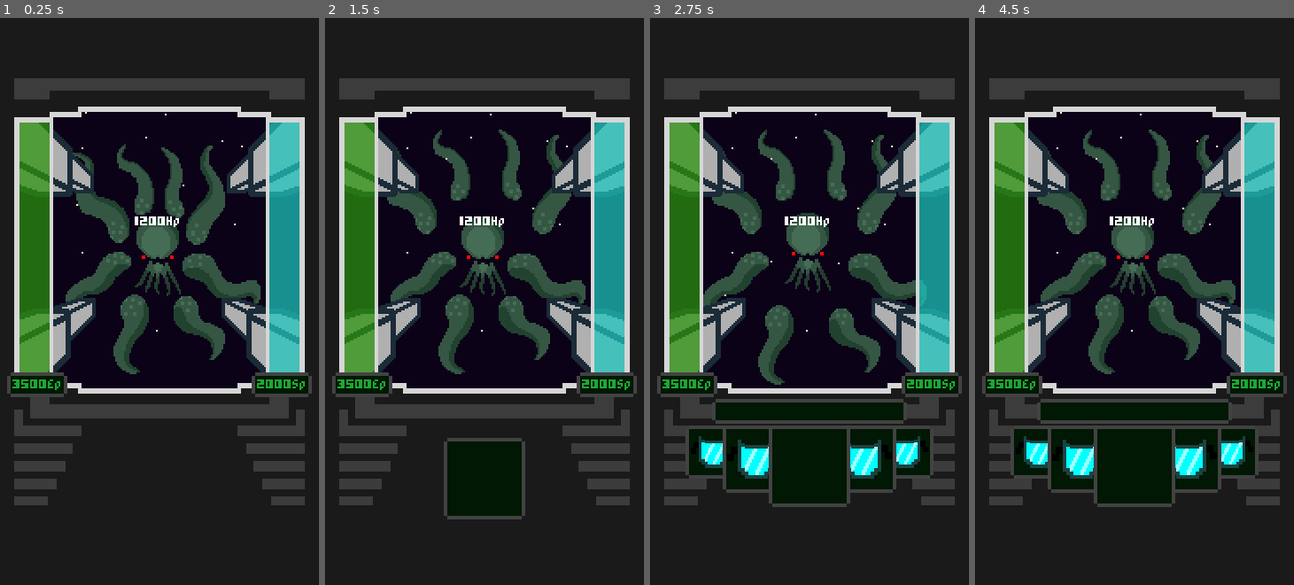
Above: before the commit, frames 1-4 (left to right).
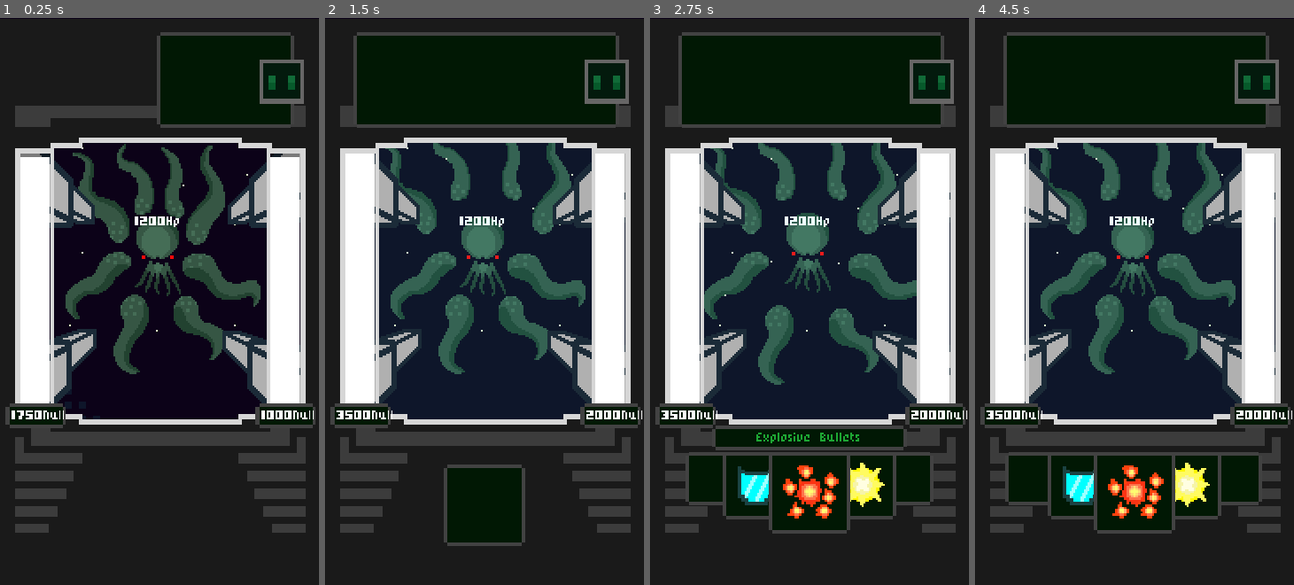
Above: after the commit, the same moments.

Repository: Razzf/SpaceRpg
Game: Godot game, scene res://Scenes/Battle.tscn
Same seed, same stepped clock (60 frames per second), same inputs: the game is played once before the commit and once after it.
Inputs (mouse positions are in pixels of both pictures, inside the frame that each line leads up to; where the layout moved, square brackets give the same spot in the first picture):
- Up to frame 1 (0.25 s): no input
- Up to frame 2 (1.5 s): click (484, 579) at 0.5 s, where only the run before the commit has a clickable "Weapons"
- Up to frame 3 (2.75 s): no input
- Up to frame 4 (4.5 s): click (1035, 454) at 2.77 s; click (1233, 454) at 3.52 s; click (1134, 494) [1134, 465] at 4.25 s

The runs differ from the first frame. In frame 1, 36% of the frame differs, in the area x 1-99%, y 2-91%; in frame 2, 41%; in frame 3, 44%; in frame 4, 46%, in the area x 1-100%, y 2-91%.
Error before the commit: Trying to assign value of type 'TextureProgress' to a variable of type 'ProgressBar'. (res://Scripts/SpaceShip.gd:6)

Commit message:
new stamina bars

Diff:
--- /dev/null
+++ b/Scenes/Bar.tscn
@@ -0,0 +1,59 @@
+[gd_scene load_steps=7 format=2]
+
+[ext_resource path="res://Scripts/Bar.gd" type="Script" id=1]
+[ext_resource path="res://Resources/Styles/colorbar.tres" type="StyleBox" id=2]
+[ext_resource path="res://Resources/Styles/backcolorbar.tres" type="StyleBox" id=3]
+[ext_resource path="res://Scripts/cacs.gd" type="Script" id=4]
+[ext_resource path="res://Resources/Fonts/PixelFont.tres" type="DynamicFont" id=5]
+[ext_resource path="res://Resources/Styles/panel.tres" type="StyleBox" id=6]
+
+[node name="Bar" type="Node2D"]
+script = ExtResource( 1 )
+bar_type = "Energy"
+
+[node name="Panel" type="Panel" parent="."]
+margin_left = -16.0
+margin_top = -14.0
+margin_right = 18.0
+margin_bottom = 9.53674e-07
+rect_min_size = Vector2( 34, 14 )
+rect_pivot_offset = Vector2( 17, 7 )
+custom_styles/panel = ExtResource( 6 )
+__meta__ = {
+"_edit_use_anchors_": false
+}
+
+[node name="Label" type="Label" parent="Panel"]
+margin_left = 3.0
+margin_top = 4.0
+margin_right = 31.0
+margin_bottom = 10.0
+rect_min_size = Vector2( 28, 6 )
+custom_fonts/font = ExtResource( 5 )
+text = "asda"
+align = 1
+valign = 1
+__meta__ = {
+"_edit_use_anchors_": false
+}
+
+[node name="TextureProgress" type="ProgressBar" parent="."]
+margin_left = -8.0
+margin_top = -14.0
+margin_right = 133.0
+margin_bottom = 3.0
+rect_min_size = Vector2( 140, 17 )
+rect_rotation = 270.0
+rect_clip_content = true
+custom_styles/fg = ExtResource( 2 )
+custom_styles/bg = ExtResource( 3 )
+max_value = 2000.0
+value = 150.0
+percent_visible = false
+script = ExtResource( 4 )
+__meta__ = {
+"_edit_use_anchors_": false
+}
+
+[node name="Tween" type="Tween" parent="."]
+[connection signal="maximum_changed" from="." to="TextureProgress" method="_on_Bar_maximum_changed"]
--- /dev/null
+++ b/Scenes/Bar1.gd
@@ -0,0 +1,13 @@
+extends "res://Scripts/Bar.gd"
+
+
+
+func _ready():
+	pass # Replace with function body.
+
+
+
+func _on_SpaceShip_Energy_Changed(value):
+	animate_value(current_health, value)
+	update_count_text(value)
+	current_health = value
--- /dev/null
+++ b/Scenes/Bar2.gd
@@ -0,0 +1,17 @@
+extends "res://Scripts/Bar.gd"
+
+
+# Declare member variables here. Examples:
+# var a = 2
+# var b = "text"
+
+
+# Called when the node enters the scene tree for the first time.
+func _ready():
+	pass # Replace with function body.
+
+
+func _on_SpaceShip_Shield_Changed(value):
+	animate_value(current_health, value)
+	update_count_text(value)
+	current_health = value
--- a/Scenes/Battle.tscn
+++ b/Scenes/Battle.tscn
@@ -1,12 +1,42 @@
-[gd_scene load_steps=8 format=2]
+[gd_scene load_steps=11 format=2]
 
 [ext_resource path="res://Scenes/BattleUI.tscn" type="PackedScene" id=1]
 [ext_resource path="res://Resources/Styles/normalbutton.tres" type="StyleBox" id=2]
+[ext_resource path="res://Resources/Styles/panel.tres" type="StyleBox" id=3]
 [ext_resource path="res://Scenes/SpaceShip.tscn" type="PackedScene" id=4]
+[ext_resource path="res://Img Resources/Icons Images/AIscreen.png" type="Texture" id=5]
 [ext_resource path="res://Img Resources/Sprites and designs/combat design 4.png" type="Texture" id=6]
 [ext_resource path="res://Scenes/Enemy.tscn" type="PackedScene" id=12]
 [ext_resource path="res://Img Resources/PurpleSpace.png" type="Texture" id=13]
 [ext_resource path="res://Scripts/BattleScene.gd" type="Script" id=19]
+
+[sub_resource type="Animation" id=1]
+resource_name = "PanelAppear"
+length = 0.5
+tracks/0/type = "value"
+tracks/0/path = NodePath("Panel:rect_size")
+tracks/0/interp = 1
+tracks/0/loop_wrap = true
+tracks/0/imported = false
+tracks/0/enabled = true
+tracks/0/keys = {
+"times": PoolRealArray( 0, 0.1, 0.2, 0.3, 0.4 ),
+"transitions": PoolRealArray( 1, 1, 1, 1, 1 ),
+"update": 0,
+"values": [ Vector2( 19, 24 ), Vector2( 19, 54 ), Vector2( 59, 54 ), Vector2( 96, 54 ), Vector2( 150, 54 ) ]
+}
+tracks/1/type = "value"
+tracks/1/path = NodePath("Panel:rect_position")
+tracks/1/interp = 1
+tracks/1/loop_wrap = true
+tracks/1/imported = false
+tracks/1/enabled = true
+tracks/1/keys = {
+"times": PoolRealArray( 0, 0.1, 0.2, 0.3, 0.4 ),
+"transitions": PoolRealArray( 1, 1, 1, 1, 1 ),
+"update": 0,
+"values": [ Vector2( 165.676, 6.55906 ), Vector2( 166, -9 ), Vector2( 166, -9 ), Vector2( 166, -9 ), Vector2( 166, -9 ) ]
+}
 
 [node name="Battle" type="Node2D"]
 script = ExtResource( 19 )
@@ -25,6 +55,7 @@
 [node name="Enemy" parent="Position2D" instance=ExtResource( 12 )]
 
 [node name="SpaceShip" parent="." instance=ExtResource( 4 )]
+position = Vector2( 0.250343, 0.250351 )
 
 [node name="combat design 3" type="Sprite" parent="."]
 visible = false
@@ -33,6 +64,7 @@
 texture = ExtResource( 6 )
 
 [node name="BattleUI" parent="." instance=ExtResource( 1 )]
+margin_top = 225.0
 
 [node name="VBoxContainer" type="HBoxContainer" parent="."]
 visible = false
@@ -65,3 +97,30 @@
 margin_bottom = 25.0
 rect_min_size = Vector2( 35, 25 )
 custom_styles/normal = ExtResource( 2 )
+
+[node name="AI panel" type="Control" parent="."]
+margin_top = 17.0
+margin_right = 181.0
+margin_bottom = 65.0
+__meta__ = {
+"_edit_use_anchors_": false
+}
+
+[node name="Panel" type="Panel" parent="AI panel"]
+margin_left = 165.676
+margin_top = 6.55906
+margin_right = 184.676
+margin_bottom = 30.5591
+rect_scale = Vector2( -1, 1 )
+custom_styles/panel = ExtResource( 3 )
+__meta__ = {
+"_edit_use_anchors_": false
+}
+
+[node name="Sprite" type="Sprite" parent="AI panel"]
+position = Vector2( 158.813, 19.2063 )
+texture = ExtResource( 5 )
+
+[node name="AnimationPlayer" type="AnimationPlayer" parent="AI panel"]
+autoplay = "PanelAppear"
+anims/PanelAppear = SubResource( 1 )
--- a/Scenes/SpaceShip.tscn
+++ b/Scenes/SpaceShip.tscn
@@ -1,18 +1,17 @@
-[gd_scene load_steps=17 format=2]
+[gd_scene load_steps=16 format=2]
 
 [ext_resource path="res://Scripts/SpaceShip.gd" type="Script" id=1]
-[ext_resource path="res://Scripts/StatsContainer.gd" type="Script" id=2]
+[ext_resource path="res://Scripts/cacs.gd" type="Script" id=2]
 [ext_resource path="res://Scripts/Weapon.gd" type="Script" id=3]
 [ext_resource path="res://Resources/Fonts/PixelFont.tres" type="DynamicFont" id=4]
-[ext_resource path="res://Img Resources/Frames Images/ExplosiveBulletsModuleShooting2.png" type="Texture" id=5]
+[ext_resource path="res://Img Resources/Frames Images/onlyshipwindowdesignnewwindow2.png" type="Texture" id=5]
 [ext_resource path="res://Img Resources/Frames Images/shieldappear.png" type="Texture" id=6]
 [ext_resource path="res://Img Resources/Frames Images/shield_hitted.png" type="Texture" id=7]
 [ext_resource path="res://Resources/Styles/panel.tres" type="StyleBox" id=8]
 [ext_resource path="res://Resources/Styles/colorbar.tres" type="StyleBox" id=9]
 [ext_resource path="res://Resources/Styles/backcolorbar.tres" type="StyleBox" id=10]
-[ext_resource path="res://Scripts/ProgressBar.gd" type="Script" id=11]
-[ext_resource path="res://Img Resources/progressbar.png" type="Texture" id=12]
-[ext_resource path="res://Img Resources/backprogresbar.png" type="Texture" id=13]
+[ext_resource path="res://Scenes/Bar2.gd" type="Script" id=11]
+[ext_resource path="res://Scenes/Bar1.gd" type="Script" id=12]
 
 [sub_resource type="Animation" id=1]
 resource_name = "Shield appear"
@@ -104,111 +103,106 @@
 texture = ExtResource( 7 )
 hframes = 10
 
-[node name="ProgressBar" type="TextureProgress" parent="."]
-modulate = Color( 0.796078, 0.827451, 0.215686, 1 )
-self_modulate = Color( 1, 1, 1, 0.654902 )
-margin_left = 11.0
-margin_top = 203.0
-margin_right = 155.0
-margin_bottom = 220.0
-rect_min_size = Vector2( 136, 17 )
-rect_rotation = 270.0
-value = 100.0
-texture_under = ExtResource( 13 )
-texture_progress = ExtResource( 12 )
-script = ExtResource( 11 )
-__meta__ = {
-"_edit_use_anchors_": false
-}
-
-[node name="Tween" type="Tween" parent="ProgressBar"]
-
-[node name="ProgressBar2" type="ProgressBar" parent="."]
-modulate = Color( 0.12549, 0.854902, 0.819608, 1 )
-self_modulate = Color( 1, 1, 1, 0.654902 )
-margin_left = 152.0
-margin_top = 203.0
-margin_right = 296.0
-margin_bottom = 220.0
-rect_min_size = Vector2( 136, 17 )
-rect_rotation = 270.0
-custom_styles/fg = ExtResource( 9 )
-custom_styles/bg = ExtResource( 10 )
-value = 100.0
-percent_visible = false
-__meta__ = {
-"_edit_use_anchors_": false
-}
-
-[node name="StatsContainer" type="HBoxContainer" parent="."]
-margin_left = 4.0
-margin_top = 200.0
-margin_right = 176.0
-margin_bottom = 214.0
-grow_horizontal = 2
-mouse_filter = 2
-size_flags_horizontal = 2
-size_flags_vertical = 2
-custom_constants/separation = 104
-script = ExtResource( 2 )
-__meta__ = {
-"_edit_use_anchors_": false
-}
-
-[node name="ApLabel" type="Label" parent="StatsContainer"]
-visible = false
-margin_left = 60.0
-margin_right = 89.0
-margin_bottom = 6.0
-rect_min_size = Vector2( 29, 6 )
-custom_fonts/font = ExtResource( 4 )
-custom_constants/line_spacing = 0
-text = "2324ap"
-align = 1
-valign = 1
-
-[node name="EnergyLabelPanel" type="Panel" parent="StatsContainer"]
-margin_right = 34.0
-margin_bottom = 14.0
+[node name="Bar" type="Node2D" parent="."]
+position = Vector2( 19, 231 )
+script = ExtResource( 12 )
+
+[node name="Panel" type="Panel" parent="Bar"]
+margin_left = -16.0
+margin_top = -14.0
+margin_right = 18.0
+margin_bottom = 9.53674e-07
 rect_min_size = Vector2( 34, 14 )
+rect_pivot_offset = Vector2( 17, 7 )
 custom_styles/panel = ExtResource( 8 )
-
-[node name="EnergyLabel" type="Label" parent="StatsContainer/EnergyLabelPanel"]
+__meta__ = {
+"_edit_use_anchors_": false
+}
+
+[node name="Label" type="Label" parent="Bar/Panel"]
 margin_left = 3.0
 margin_top = 4.0
-margin_right = 30.0
+margin_right = 31.0
 margin_bottom = 10.0
 rect_min_size = Vector2( 28, 6 )
 custom_fonts/font = ExtResource( 4 )
-custom_colors/font_color = Color( 0.113725, 0.654902, 0.2, 1 )
-text = "3500Ep"
+text = "asda"
 align = 1
 valign = 1
 __meta__ = {
 "_edit_use_anchors_": false
 }
 
-[node name="ShieldLabelPanel" type="Panel" parent="StatsContainer"]
-margin_left = 138.0
-margin_right = 172.0
-margin_bottom = 14.0
+[node name="TextureProgress" type="ProgressBar" parent="Bar"]
+margin_left = -8.0
+margin_top = -14.0
+margin_right = 133.0
+margin_bottom = 3.0
+rect_min_size = Vector2( 140, 17 )
+rect_rotation = 270.0
+rect_clip_content = true
+custom_styles/fg = ExtResource( 9 )
+custom_styles/bg = ExtResource( 10 )
+max_value = 2000.0
+value = 150.0
+percent_visible = false
+script = ExtResource( 2 )
+__meta__ = {
+"_edit_use_anchors_": false
+}
+
+[node name="Tween" type="Tween" parent="Bar"]
+
+[node name="Bar2" type="Node2D" parent="."]
+position = Vector2( 160, 231 )
+script = ExtResource( 11 )
+
+[node name="Panel" type="Panel" parent="Bar2"]
+margin_left = -16.0
+margin_top = -14.0
+margin_right = 18.0
+margin_bottom = 9.53674e-07
 rect_min_size = Vector2( 34, 14 )
+rect_pivot_offset = Vector2( 17, 7 )
 custom_styles/panel = ExtResource( 8 )
-
-[node name="ShieldLabel" type="Label" parent="StatsContainer/ShieldLabelPanel"]
+__meta__ = {
+"_edit_use_anchors_": false
+}
+
+[node name="Label" type="Label" parent="Bar2/Panel"]
 margin_left = 3.0
 margin_top = 4.0
-margin_right = 30.0
+margin_right = 31.0
 margin_bottom = 10.0
 rect_min_size = Vector2( 28, 6 )
 custom_fonts/font = ExtResource( 4 )
-custom_colors/font_color = Color( 0.113725, 0.654902, 0.2, 1 )
-text = "2000Sp"
+text = "asda"
 align = 1
 valign = 1
 __meta__ = {
 "_edit_use_anchors_": false
 }
-[connection signal="Energy_Changed" from="." to="StatsContainer" method="_on_SpaceShip_Energy_Changed"]
-[connection signal="Energy_Changed" from="." to="ProgressBar" method="_on_SpaceShip_Energy_Changed"]
-[connection signal="Shield_Changed" from="." to="StatsContainer" method="_on_SpaceShip_Shield_Changed"]
+
+[node name="TextureProgress" type="ProgressBar" parent="Bar2"]
+margin_left = -8.0
+margin_top = -14.0
+margin_right = 133.0
+margin_bottom = 3.0
+rect_min_size = Vector2( 140, 17 )
+rect_rotation = 270.0
+rect_clip_content = true
+custom_styles/fg = ExtResource( 9 )
+custom_styles/bg = ExtResource( 10 )
+max_value = 2000.0
+value = 150.0
+percent_visible = false
+script = ExtResource( 2 )
+__meta__ = {
+"_edit_use_anchors_": false
+}
+
+[node name="Tween" type="Tween" parent="Bar2"]
+[connection signal="Energy_Changed" from="." to="Bar" method="_on_SpaceShip_Energy_Changed"]
+[connection signal="Shield_Changed" from="." to="Bar2" method="_on_SpaceShip_Shield_Changed"]
+[connection signal="maximum_changed" from="Bar" to="Bar/TextureProgress" method="_on_Bar_maximum_changed"]
+[connection signal="maximum_changed" from="Bar2" to="Bar2/TextureProgress" method="_on_Bar_maximum_changed"]
--- a/Scenes/WeaponSelector2.tscn
+++ b/Scenes/WeaponSelector2.tscn
@@ -1,22 +1,20 @@
-[gd_scene load_steps=12 format=2]
+[gd_scene load_steps=11 format=2]
 
 [ext_resource path="res://Resources/Styles/normalbutton.tres" type="StyleBox" id=2]
 [ext_resource path="res://Resources/Styles/HoverButton.tres" type="StyleBox" id=3]
 [ext_resource path="res://Resources/Styles/pressedbutton.tres" type="StyleBox" id=4]
 [ext_resource path="res://Scripts/WeaponController.gd" type="Script" id=5]
-[ext_resource path="res://Img Resources/Icons Images/Shield.png" type="Texture" id=6]
 [ext_resource path="res://Scripts/WeaponSelector2.gd" type="Script" id=7]
 [ext_resource path="res://Resources/Fonts/PixelFont.tres" type="DynamicFont" id=8]
 
 [sub_resource type="StyleBoxEmpty" id=1]
 
+[sub_resource type="StyleBoxEmpty" id=2]
+
 [sub_resource type="StyleBoxEmpty" id=3]
 
-[sub_resource type="StyleBoxEmpty" id=6]
-
-[sub_resource type="Animation" id=5]
+[sub_resource type="Animation" id=4]
 resource_name = "Appear"
-length = 1.2
 tracks/0/type = "value"
 tracks/0/path = NodePath(".:rect_position")
 tracks/0/interp = 1
@@ -121,9 +119,9 @@
 
 [node name="WeaponController" type="Container" parent="."]
 margin_left = 20.0
-margin_top = 20.0
+margin_top = 90.0
 margin_right = 160.0
-margin_bottom = 66.0
+margin_bottom = 136.0
 rect_min_size = Vector2( 140, 0 )
 script = ExtResource( 5 )
 __meta__ = {
@@ -135,12 +133,12 @@
 margin_right = 148.0
 margin_bottom = 30.0
 rect_min_size = Vector2( 140, 25 )
-custom_constants/separation = 84
+custom_constants/separation = -10
 alignment = 1
 
 [node name="UpButton" type="Button" parent="WeaponController/UpDownBtns"]
-margin_left = 8.0
-margin_right = 36.0
+margin_left = 55.0
+margin_right = 83.0
 margin_bottom = 30.0
 rect_min_size = Vector2( 28, 30 )
 custom_styles/hover = ExtResource( 3 )
@@ -155,16 +153,15 @@
 [node name="icon" type="Sprite" parent="WeaponController/UpDownBtns/UpButton"]
 position = Vector2( 16, 15 )
 scale = Vector2( 0.8, 0.8 )
-texture = ExtResource( 6 )
 
 [node name="DownButton" type="Button" parent="WeaponController/UpDownBtns"]
-margin_left = 120.0
-margin_right = 148.0
+margin_left = 73.0
+margin_right = 101.0
 margin_bottom = 30.0
 rect_min_size = Vector2( 28, 30 )
 custom_styles/hover = ExtResource( 3 )
 custom_styles/pressed = ExtResource( 4 )
-custom_styles/focus = SubResource( 3 )
+custom_styles/focus = SubResource( 2 )
 custom_styles/disabled = ExtResource( 2 )
 custom_styles/normal = ExtResource( 2 )
 disabled = true
@@ -173,19 +170,18 @@
 [node name="icon" type="Sprite" parent="WeaponController/UpDownBtns/DownButton"]
 position = Vector2( 12, 15 )
 scale = Vector2( 0.8, 0.8 )
-texture = ExtResource( 6 )
 
 [node name="UpDownBtns2" type="HBoxContainer" parent="WeaponController"]
 margin_left = 15.0
 margin_right = 125.0
 margin_bottom = 38.0
 rect_min_size = Vector2( 98, 25 )
-custom_constants/separation = 32
+custom_constants/separation = -20
 alignment = 1
 
 [node name="UpButton" type="Button" parent="WeaponController/UpDownBtns2"]
-margin_left = 6.0
-margin_right = 39.0
+margin_left = 32.0
+margin_right = 65.0
 margin_bottom = 38.0
 rect_min_size = Vector2( 33, 38 )
 custom_styles/hover = ExtResource( 3 )
@@ -200,16 +196,15 @@
 
 [node name="icon" type="Sprite" parent="WeaponController/UpDownBtns2/UpButton"]
 position = Vector2( 19, 19 )
-texture = ExtResource( 6 )
 
 [node name="DownButton" type="Button" parent="WeaponController/UpDownBtns2"]
-margin_left = 71.0
-margin_right = 104.0
+margin_left = 45.0
+margin_right = 78.0
 margin_bottom = 38.0
 rect_min_size = Vector2( 33, 38 )
 custom_styles/hover = ExtResource( 3 )
 custom_styles/pressed = ExtResource( 4 )
-custom_styles/focus = SubResource( 3 )
+custom_styles/focus = SubResource( 2 )
 custom_styles/disabled = ExtResource( 2 )
 custom_styles/normal = ExtResource( 2 )
 disabled = true
@@ -217,7 +212,6 @@
 
 [node name="icon" type="Sprite" parent="WeaponController/UpDownBtns2/DownButton"]
 position = Vector2( 14, 19 )
-texture = ExtResource( 6 )
 
 [node name="WeaponIcon" type="Button" parent="WeaponController"]
 margin_left = 47.0
@@ -236,7 +230,7 @@
 scale = Vector2( 1.3, 1.3 )
 
 [node name="anim" type="AnimationPlayer" parent="WeaponController"]
-anims/Appear = SubResource( 5 )
+anims/Appear = SubResource( 4 )
 [connection signal="pressed" from="WeaponController/UpDownBtns/UpButton" to="WeaponController" method="_on_UpButton_pressed"]
 [connection signal="pressed" from="WeaponController/UpDownBtns/DownButton" to="WeaponController" method="_on_DownButton_pressed"]
 [connection signal="pressed" from="WeaponController/UpDownBtns2/UpButton" to="WeaponController" method="_on_UpButton_pressed"]
--- /dev/null
+++ b/Scripts/Bar.gd
@@ -0,0 +1,23 @@
+extends Node2D
+
+signal maximum_changed(maximum)
+export(String, "Shield", "Energy") var bar_type = null
+
+var maximum = 2000
+var current_health = 0
+
+func initialize(max_value):
+	maximum = max_value
+	emit_signal("maximum_changed", maximum)
+
+
+
+func animate_value(start, end):
+	$Tween.interpolate_property($TextureProgress, "value", start, end, 0.4, Tween.TRANS_QUINT, Tween.EASE_OUT)
+	$Tween.interpolate_method(self, "update_count_text", start, end, 0.5, Tween.TRANS_LINEAR, Tween.EASE_OUT)
+	$Tween.start()
+	print("caca")
+
+
+func update_count_text(value):
+	$Panel/Label.text = str(round(value)) + str(bar_type)
--- a/Scripts/ProgressBar.gd
+++ b/Scripts/ProgressBar.gd
@@ -1,4 +1,4 @@
-extends TextureProgress
+extends ProgressBar
 
 
 var maximum = 100
@@ -11,8 +11,8 @@
 
 func animate_value(start, end):
 	print("nwe caca")
-	$Tween.interpolate_property(self, "value", start, end, 0.5, Tween.TRANS_ELASTIC, Tween.EASE_OUT)
-	$Tween.start()
+	#$Tween.interpolate_property(self, "value", start, end, 0.5, Tween.TRANS_ELASTIC, Tween.EASE_OUT)
+	#$Tween.start()
 
 
 func _on_SpaceShip_Energy_Changed(new_energy):
--- a/Scripts/SpaceShip.gd
+++ b/Scripts/SpaceShip.gd
@@ -3,13 +3,12 @@
 const battle_units = preload("res://Resources/ScriptableClasses/BattleUnits.tres")
 onready var animation : AnimationPlayer = $AnimationPlayer
 onready var shield_hitted_sprites : Sprite = $Sprite
-onready var energyBar : ProgressBar = $ProgressBar
-onready var shieldBar : ProgressBar = $ProgressBar2
+
 var max_shield = 2000
-var shield = max_shield setget setShield
+var shield setget setShield
 
 var max_energy = 3500
-var energy = max_energy setget setEnergy
+var energy setget setEnergy
 
 var equipped_weapon = null
 var equipped_weapon2 = null
@@ -32,6 +31,7 @@
 	emit_signal("Shield_Changed", shield)
 
 func setEnergy(value):
+
 
 	energy = clamp(value, 0, max_energy)
 	emit_signal("Energy_Changed", energy)
@@ -64,6 +64,12 @@
 
 func _ready():
 	battle_units.SpaceShip = self
+	$Bar.initialize(max_energy)
+	$Bar2.initialize(max_shield)
+	energy = max_energy
+	shield = max_shield
+	emit_signal("Energy_Changed", energy)
+	emit_signal("Shield_Changed",shield)
 
 
 
--- /dev/null
+++ b/Scripts/cacs.gd
@@ -0,0 +1,6 @@
+extends ProgressBar
+
+
+func _on_Bar_maximum_changed(maximum):
+	print("cacotaaaaaaaaaA")
+	max_value = maximum
--- /dev/null
+++ b/StatsContainer.tscn
@@ -0,0 +1,75 @@
+[gd_scene load_steps=4 format=2]
+
+[ext_resource path="res://Resources/Fonts/PixelFont.tres" type="DynamicFont" id=1]
+[ext_resource path="res://Resources/Styles/panel.tres" type="StyleBox" id=2]
+[ext_resource path="res://Scripts/StatsContainer.gd" type="Script" id=3]
+
+[node name="StatsContainer" type="HBoxContainer"]
+margin_left = 4.0
+margin_top = 217.0
+margin_right = 176.0
+margin_bottom = 231.0
+grow_horizontal = 2
+mouse_filter = 2
+size_flags_horizontal = 2
+size_flags_vertical = 2
+custom_constants/separation = 104
+script = ExtResource( 3 )
+__meta__ = {
+"_edit_use_anchors_": false
+}
+
+[node name="ApLabel" type="Label" parent="."]
+visible = false
+margin_left = 60.0
+margin_right = 89.0
+margin_bottom = 6.0
+rect_min_size = Vector2( 29, 6 )
+custom_fonts/font = ExtResource( 1 )
+custom_constants/line_spacing = 0
+text = "2324ap"
+align = 1
+valign = 1
+
+[node name="EnergyLabelPanel" type="Panel" parent="."]
+margin_right = 34.0
+margin_bottom = 14.0
+rect_min_size = Vector2( 34, 14 )
+custom_styles/panel = ExtResource( 2 )
+
+[node name="EnergyLabel" type="Label" parent="EnergyLabelPanel"]
+margin_left = 3.0
+margin_top = 4.0
+margin_right = 30.0
+margin_bottom = 10.0
+rect_min_size = Vector2( 28, 6 )
+custom_fonts/font = ExtResource( 1 )
+custom_colors/font_color = Color( 0.113725, 0.654902, 0.2, 1 )
+text = "3500Ep"
+align = 1
+valign = 1
+__meta__ = {
+"_edit_use_anchors_": false
+}
+
+[node name="ShieldLabelPanel" type="Panel" parent="."]
+margin_left = 138.0
+margin_right = 172.0
+margin_bottom = 14.0
+rect_min_size = Vector2( 34, 14 )
+custom_styles/panel = ExtResource( 2 )
+
+[node name="ShieldLabel" type="Label" parent="ShieldLabelPanel"]
+margin_left = 3.0
+margin_top = 4.0
+margin_right = 30.0
+margin_bottom = 10.0
+rect_min_size = Vector2( 28, 6 )
+custom_fonts/font = ExtResource( 1 )
+custom_colors/font_color = Color( 0.113725, 0.654902, 0.2, 1 )
+text = "2000Sp"
+align = 1
+valign = 1
+__meta__ = {
+"_edit_use_anchors_": false
+}
Binary file added: Img Resources/Frames Images/onlyshipwindowdesignnewwindow2.png
Not shown, added: Img Resources/Frames Images/onlyshipwindowdesignnewwindow2.png.import
Binary file changed: Img Resources/Icons Images/Shield.png
Not shown: 1 places in Scenes/WeaponSelector2.tscn that only renumber resources
